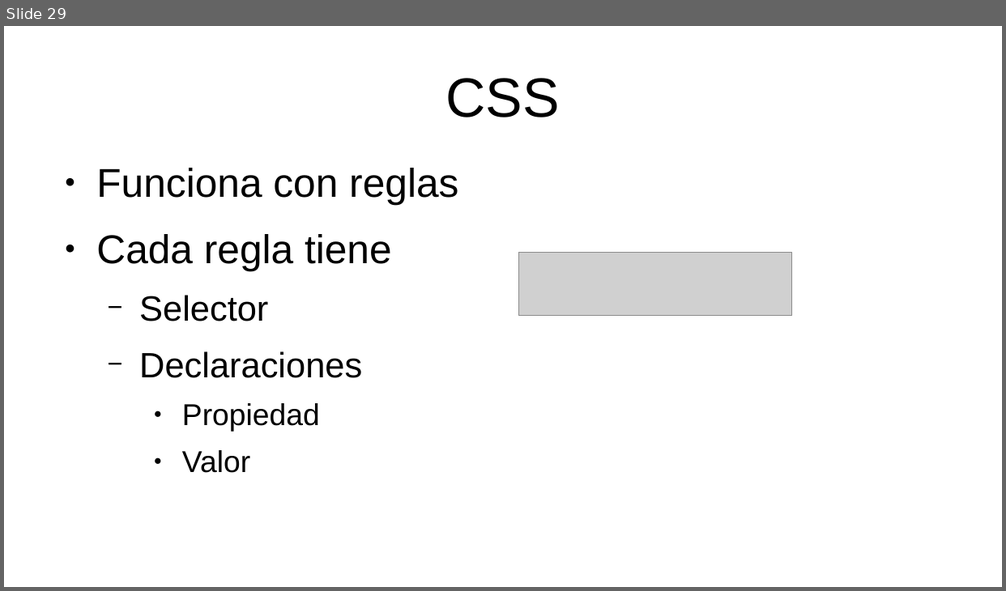
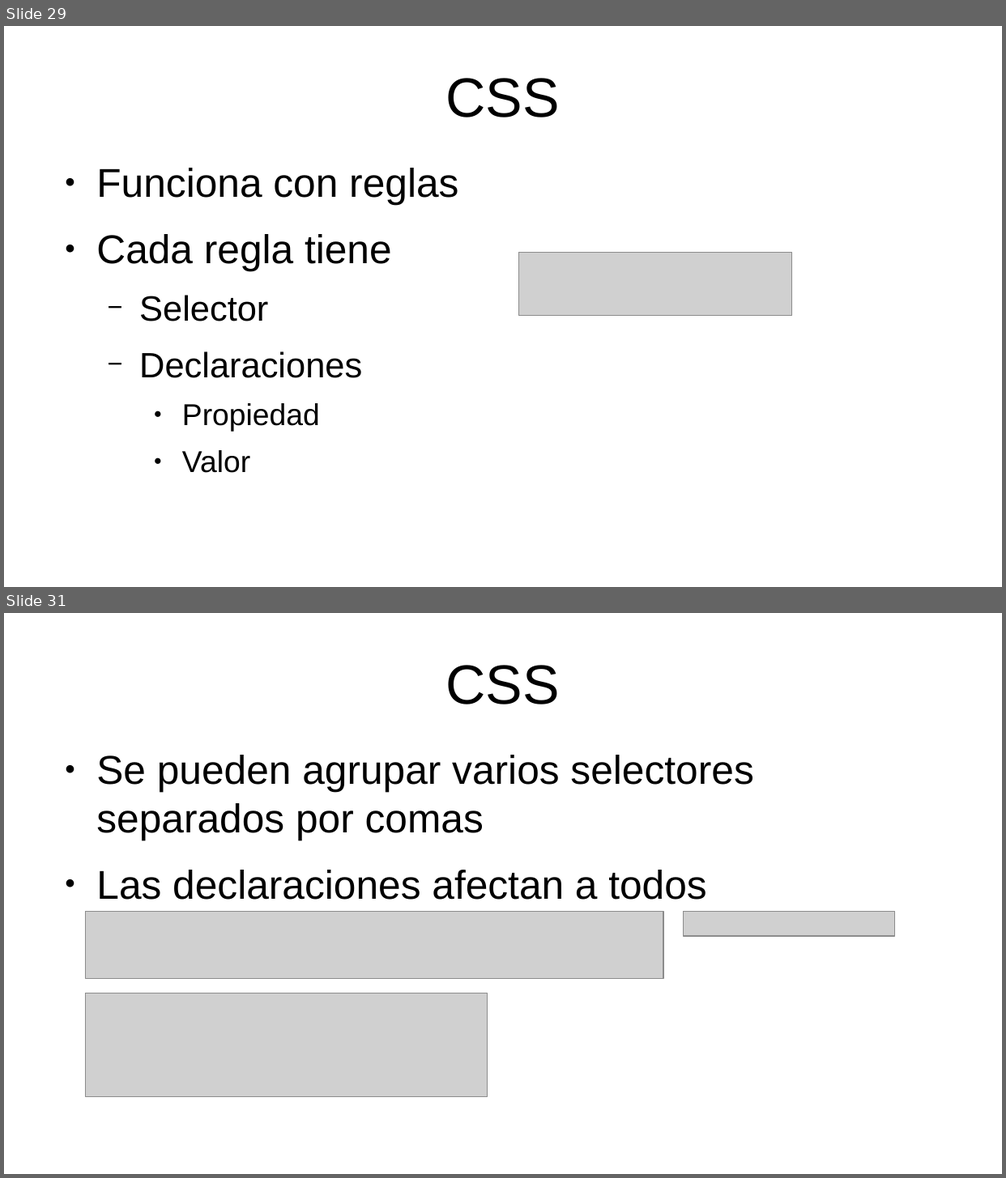
Before and after one commit to mikel-egana-aranguren/EHU-SGSSI-01, a slide deck: SistemasWeb/SistemasWeb.odp. Shown one above the other, each under a label of ours: slide 29 before the commit, slides 29 and 31 after it; the slides between them are not shown. The pictures are 1006x591 and 1006x1178 pixels, drawn with LibreOffice and Linux fonts; fonts in the diff are those of the drawing; grey boxes stand for pictures; background and template pictures are left out. Boxes give left, top, right and bottom in pixels: in the first picture for what was removed or moved away, otherwise in the second. Text is boxed around its words. In the diff, an @@ line names an element or a change of style, - is before the commit and + after.

```diff
--- a/SistemasWeb/SistemasWeb.odp
+++ b/SistemasWeb/SistemasWeb.odp
@@ slide 31 added at <box>4,613,1002,1174</box>, background #FFFFFF @@
@@ title added at <box>446,665,560,705</box>, 44 pt, text #000000 @@
+CSS
@@ text added at <box>96,755,753,900</box>, 32 pt, text #000000 @@
+● Se pueden agrupar varios selectores separados por comas
+● Las declaraciones afectan a todos
@@ picture added at <box>86,912,664,979</box> @@
@@ picture added at <box>683,912,895,936</box> @@
@@ picture added at <box>86,994,488,1097</box> @@
```
Also in this commit, not shown: 1 slide changed, 9 other slides added, 1 other file.
